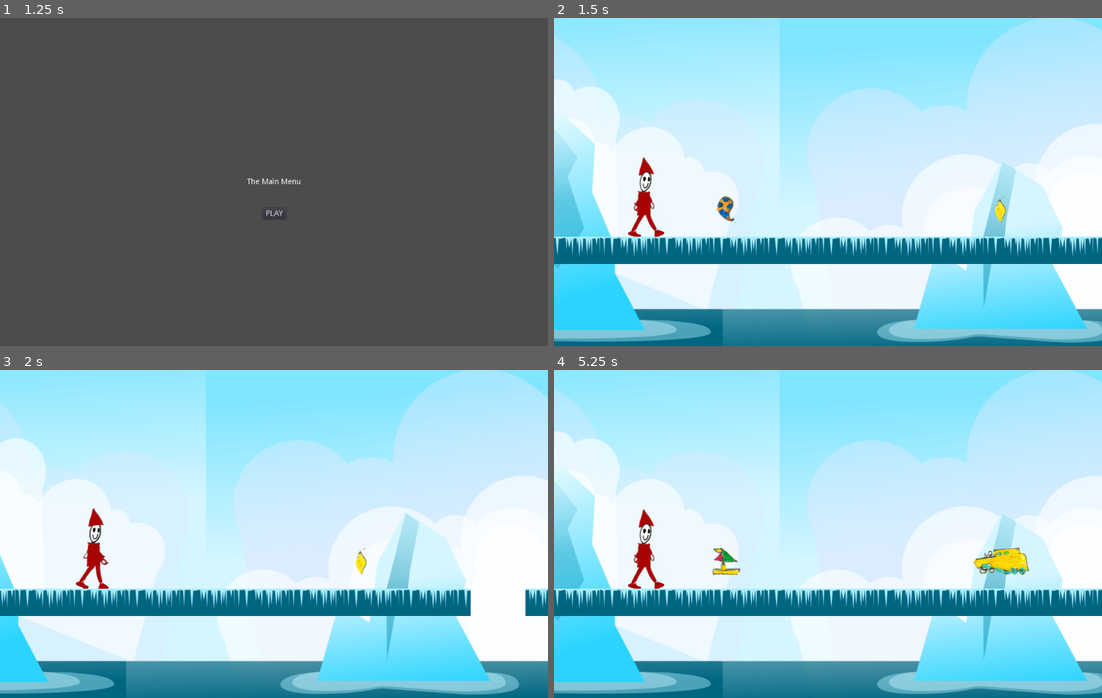
Above: before the commit, frames 1-4 (two rows, left to right).
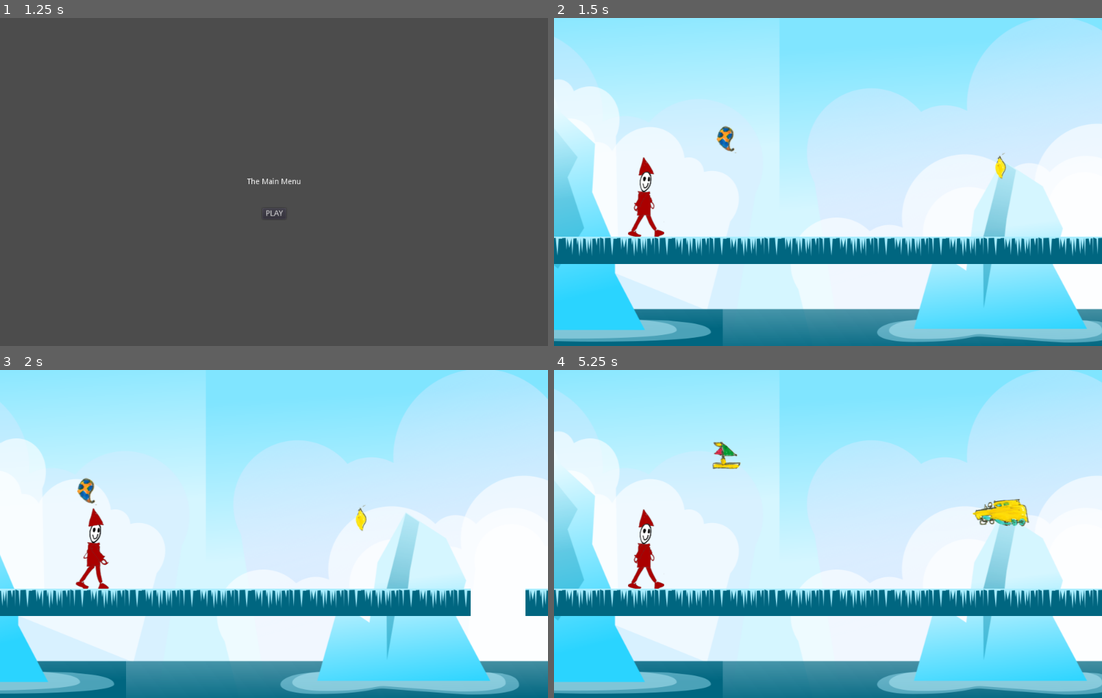
Above: after the commit, the same moments.

Repository: the-g-force/FamJam-December2020
Game: Godot game, scene res://src/SplashScreen.tscn
Same seed, same stepped clock (60 frames per second), same inputs: the game is played once before the commit and once after it.
Inputs (mouse positions are in pixels of both pictures, inside the frame that each line leads up to):
- Up to frame 1 (1.25 s): tap Enter at 0.5 s; move the mouse to (394, 165) at 0.52 s; click (394, 165) at 0.67 s; tap Space (jump) at 0.77 s
- Up to frame 2 (1.5 s): click "PLAY" at 1.25 s
- Up to frame 3 (2 s): no input
- Up to frame 4 (5.25 s): move the mouse to (718, 550) at 2.02 s; click (718, 550) at 2.17 s; tap Space (jump) at 2.27, 3.77, 4.52 s; move the mouse to (882, 461) at 2.77 s; click (882, 461) at 2.92 s; move the mouse to (800, 599) at 3.52 s; click (800, 599) at 3.67 s; move the mouse to (992, 583) at 4.27 s; click (992, 583) at 4.42 s; click "Play Again" at 5 s

Frame 1 is identical in both runs. In frame 2, 0.5% of the frame differs, in the area x 29-83%, y 32-63%; in frame 3, 0.4%; in frame 4, 1.7%, in the area x 28-87%, y 21-63%.

Commit message:
Add variable ornament heights

Diff:
--- a/project/src/TestLevel.gd
+++ b/project/src/TestLevel.gd
@@ -6,6 +6,7 @@
 const Ornament : PackedScene = preload("res://src/Ornament.tscn")
 
 export var TIME_SCALE_PER_TILE = 0.02
+export var upper_variation_limit := 200
 
 var _tile_index := 0
 
@@ -13,6 +14,7 @@
 onready var _camera := $Camera2D
 
 func _ready():
+	randomize()
 	GameState.reset()
 	Engine.time_scale = 1.0
 	for x in range(0,1100,100):
@@ -38,7 +40,8 @@
 
 	if _tile_index % 5 == 0:
 		var ornament := Ornament.instance()
-		ornament.position.y = -50
+		var ornament_vertical_variation = randi()%upper_variation_limit
+		ornament.position.y = -50-ornament_vertical_variation
 		ornament.position.x = x
 		_ignored = ornament.connect("body_entered", self, "_on_Ornament_entered", [ornament], CONNECT_ONESHOT)
 		_tiles.add_child(ornament)
